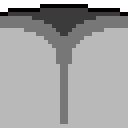
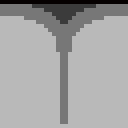
Before/after of a 128 × 128 layered artwork. What changed in the layer stack:
painted on "cover" over [0, 0, 128, 64]
hid "horizontal 1 top", painted on it over [0, 0, 128, 64]
